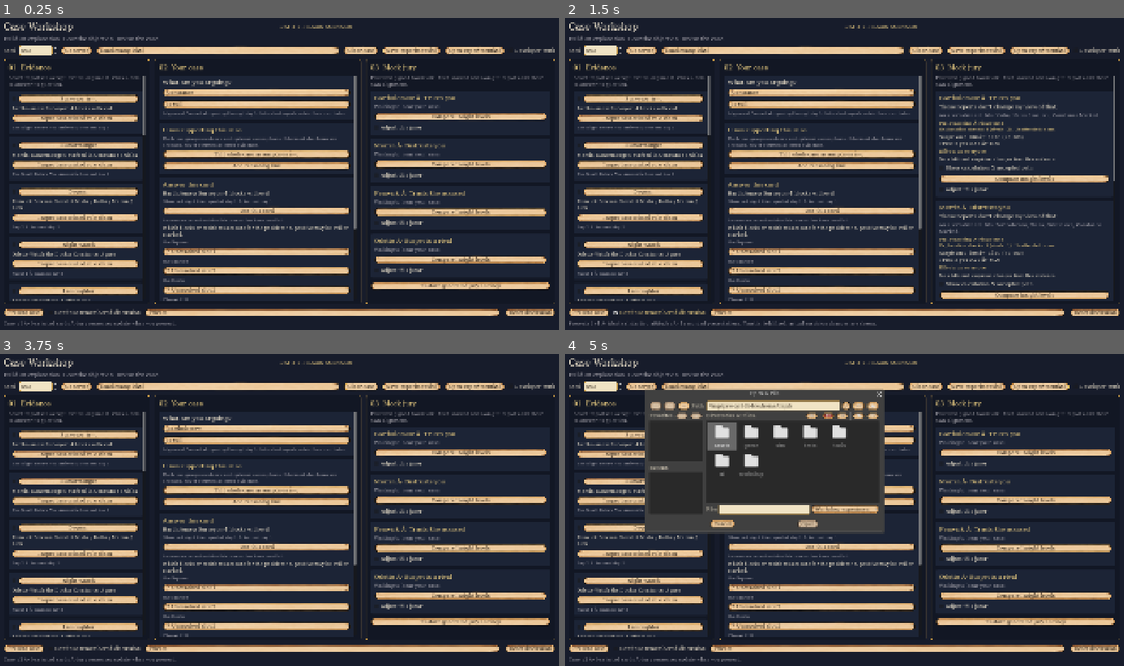
Above: before the commit, frames 1-4 (two rows, left to right).
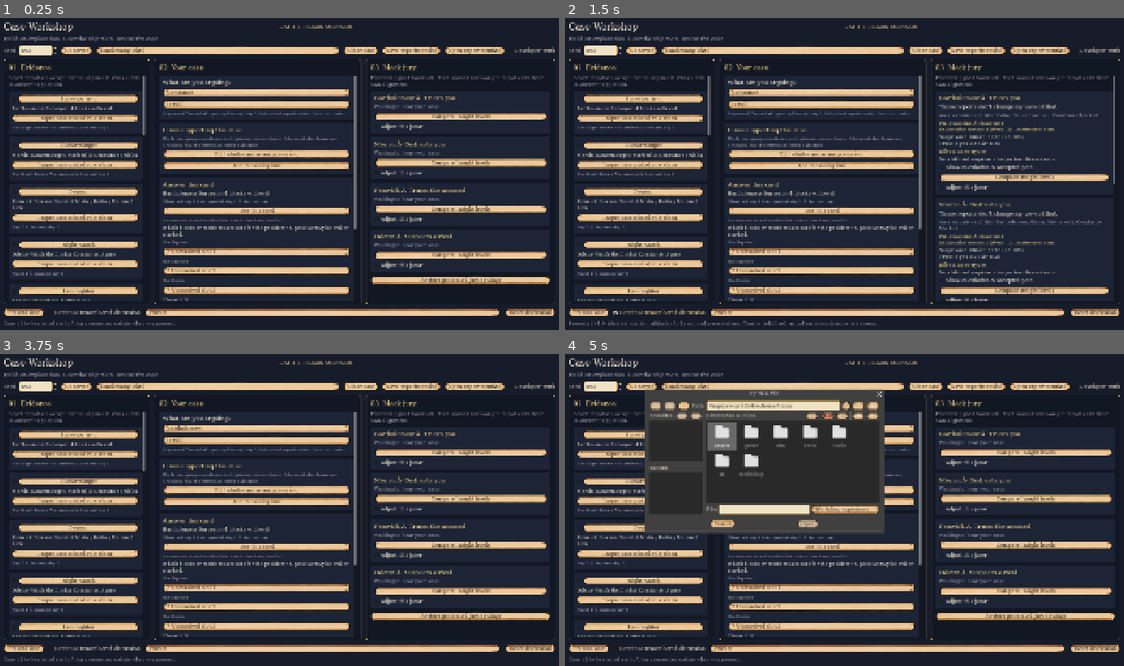
Above: after the commit, the same moments.

Repository: kultcher/deduction_game
Game: Godot game, scene res://ui/case_workshop_lab.tscn
The game is run twice, just before and just after one commit, with the same random seed, the same clock (stepped at 60 frames per second) and the same inputs. This scene is started directly instead of the project's main scene.
Inputs:
- Up to frame 1 (0.25 s): no input
- Up to frame 2 (1.5 s): click "Present case" at 0.5 s; click "Continue remembered discussion" at 1.25 s
- Up to frame 3 (3.75 s): click "Continue remembered discussion" at 2 s; click "Generate" at 2.75 s; click "Clear case" at 3.5 s
- Up to frame 4 (5 s): click "Open experimentâ€¦" at 4.25 s

The runs differ from the first frame. In frame 1, 5.3% of the frame differs, in the area x 66-99%, y 33-87%; in frame 2, 3.8%; in frame 3, 5.3%; in frame 4, 5.3%, in the area x 40-99%, y 15-87%.

Commit message:
Align disabled case-board checkboxes with their enabled layout

Diff:
--- a/tools/test_playtest_followups.gd
+++ b/tools/test_playtest_followups.gd
@@ -24,6 +24,7 @@
 	for i in range(5): await process_frame
 func run():
 	await menus()
+	checkbox_skin()
 	print("Playtest follow-ups: %d checks, %d failures" % [checks, fails])
 	quit(1 if fails else 0)
 func picker(title: String, count: int):
@@ -99,3 +100,8 @@
 	native.hide()
 	await settle()
 	host.free()
+
+func checkbox_skin():
+	var theme = UITheme.make()
+	check(theme.get_stylebox("normal", "CheckBox") is StyleBoxEmpty and theme.get_stylebox("disabled", "CheckBox") is StyleBoxEmpty, "disabled Hide Unselected uses the same checkbox layout, not inherited plaque padding")
+	check(theme.get_color("font_disabled_color", "CheckBox") == UITheme.color("muted"), "disabled checkbox text stays legible on the board")
--- a/ui/theme.gd
+++ b/ui/theme.gd
@@ -193,7 +193,8 @@
 	th.set_color("font_hover_color", "CheckBox", color("accent"))
 	th.set_color("font_pressed_color", "CheckBox", color("accent"))
 	th.set_color("font_hover_pressed_color", "CheckBox", color("accent"))
-	for st in ["normal", "hover", "pressed", "hover_pressed", "focus"]:
+	th.set_color("font_disabled_color", "CheckBox", color("muted"))
+	for st in ["normal", "hover", "pressed", "hover_pressed", "disabled", "focus"]:
 		th.set_stylebox(st, "CheckBox", StyleBoxEmpty.new())
 	th.set_color("font_color", "Label", text)
 	# Text fields: cream with a gold edge.
Not shown, changed: docs/PLAYTEST_FOLLOWUPS.md
